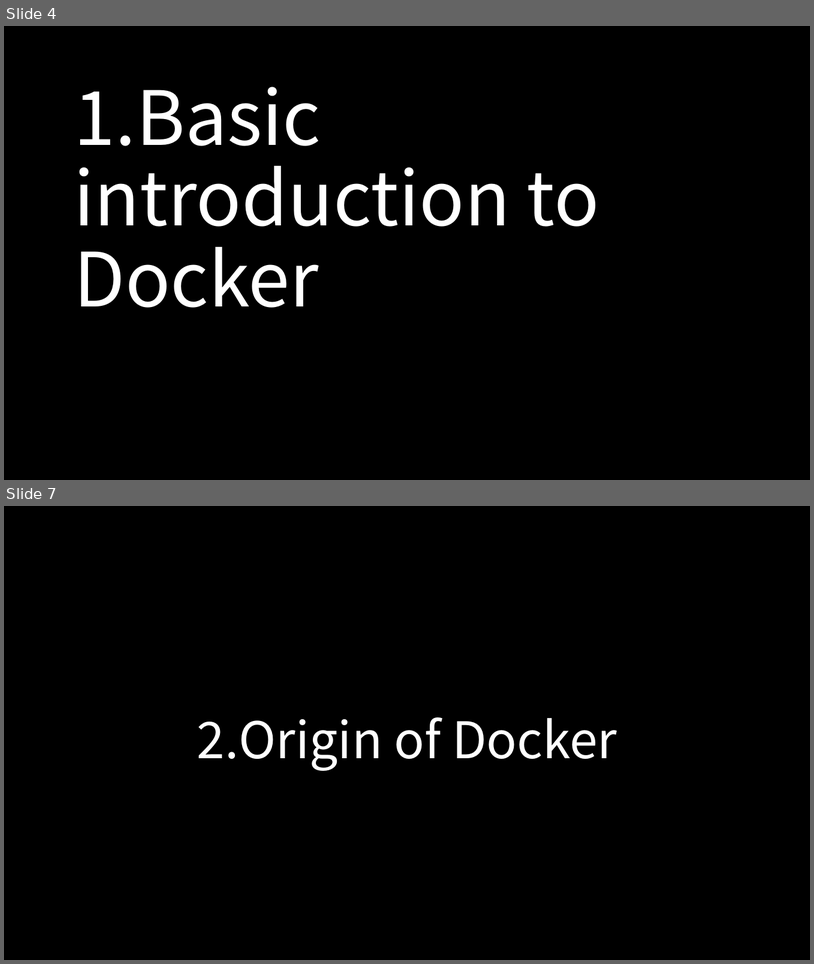
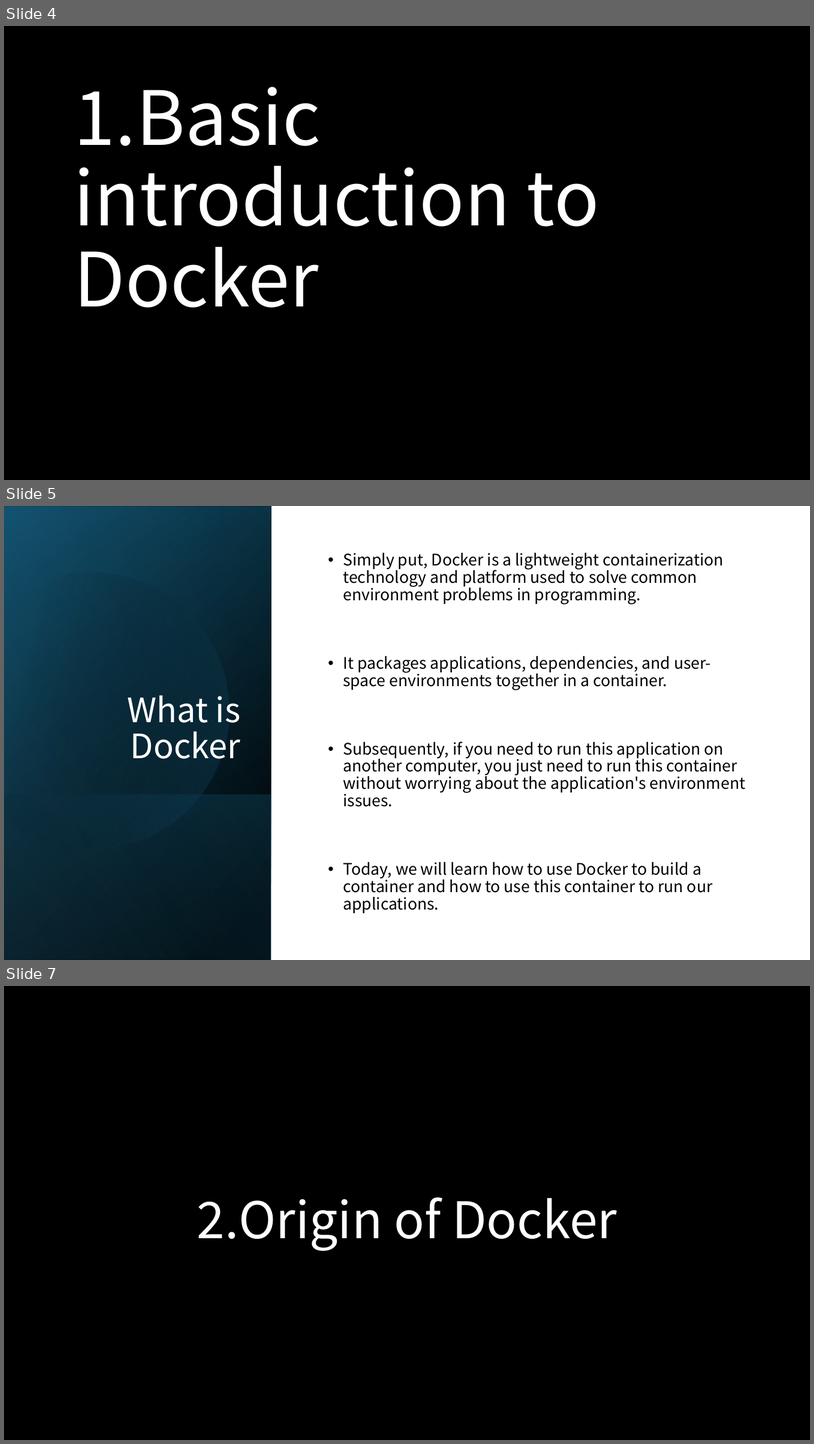
Before and after one commit to CompPsyUnion/2526-weekly-session, a slide deck: Contents/Docker/slide/Docker演示.pptx. Shown one above the other, each under a label of ours: slides 4 and 7 before the commit, slides 4, 5 and 7 after it; the slides between them are not shown. The pictures are 814x964 and 814x1444 pixels, drawn with LibreOffice and Linux fonts; fonts in the diff are those of the drawing; background and template pictures are left out. Boxes give left, top, right and bottom in pixels: in the first picture for what was removed or moved away, otherwise in the second. Text is boxed around its words. In the diff, an @@ line names an element or a change of style, - is before the commit and + after.

```diff
--- a/Contents/Docker/slide/Docker演示.pptx
+++ b/Contents/Docker/slide/Docker演示.pptx
@@ slide 5 added at (4, 506, 810, 960), background #FFFFFF @@
@@ rectangle added at (4, 506, 810, 960), fill #FFFFFF @@
@@ rectangle added at (4, 506, 272, 960), fill gradient #000000 to #104862 @@
@@ rectangle added at (4, 507, 272, 960), fill gradient #000000 to #156082 @@
@@ rectangle added at (4, 506, 272, 959), fill gradient #000000 to #46B1E1 @@
@@ freeform shape added at (4, 540, 263, 877), fill gradient #000000 to #156082 @@
@@ text added at (344, 553, 746, 913), 19 pt, text #000000 @@
+• Simply put, Docker is a lightweight containerization technology and platform used to solve common environment problems in programming.
+• It packages applications, dependencies, and user-space environments together in a container.
+• Subsequently, if you need to run this application on another computer, you just need to run this container without worrying about the application's environment issues.
+• Today, we will learn how to use Docker to build a container and how to use this container to run our applications.
@@ title added at (127, 695, 241, 759), 40 pt, text #FFFFFF @@
+What is Docker
@@ rectangle added at (4, 794, 272, 960), fill gradient #156082 to #000000 @@
```
Also in this commit, not shown: 4 slides changed, 3 other slides added, 2 slides removed, 1 other file.
